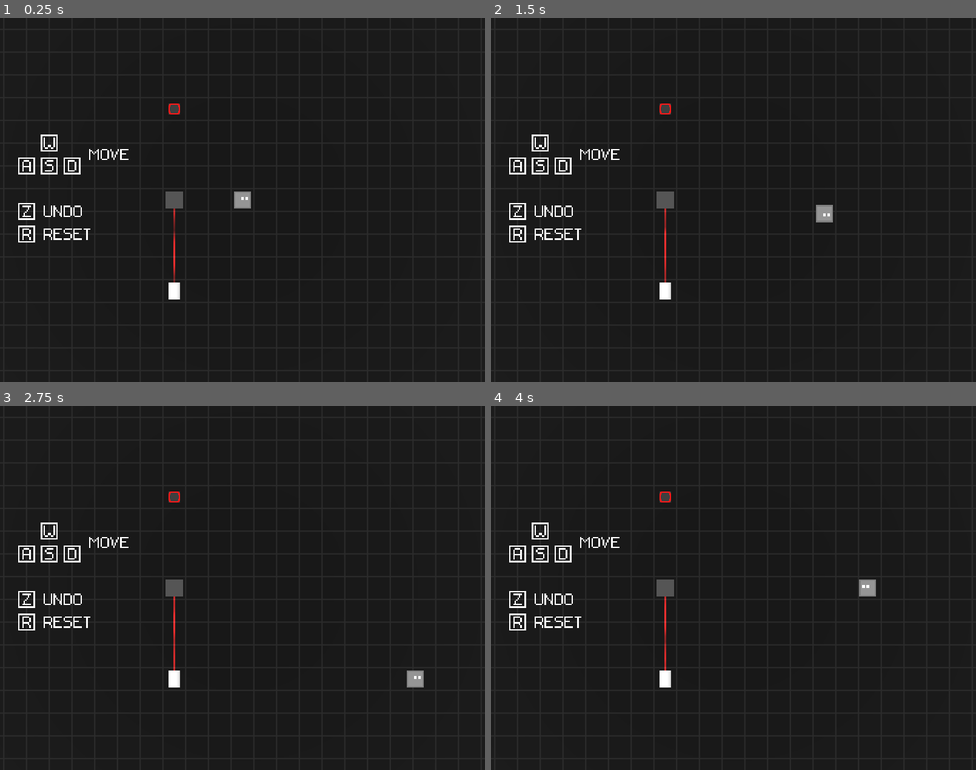
Above: before the commit, frames 1-4 (two rows, left to right).
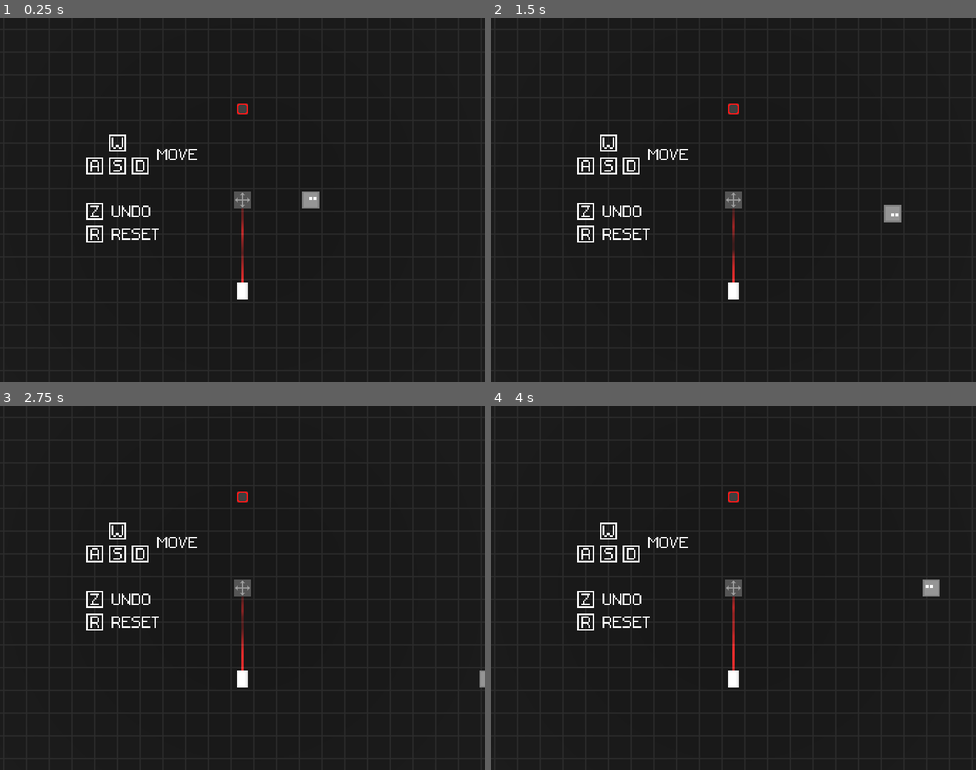
Above: after the commit, the same moments.

Repository: RiverApril/EnergyJam
Game: Godot game, scene res://levels/level_1.tscn
The game is run twice, just before and just after one commit, with the same random seed, the same clock (stepped at 60 frames per second) and the same inputs.
Inputs (mouse positions are in pixels of both pictures, inside the frame that each line leads up to):
- Up to frame 1 (0.25 s): no input
- Up to frame 2 (1.5 s): tap Enter at 0.5 s; move the mouse to (840, 181) at 0.52 s; hold D (Right) 0.53-1.28 s; tap Z (Undo) at 0.6, 1.35 s; move the mouse to (636, 218) at 1.27 s; hold S (Down) from 1.28 s (still down)
- Up to frame 3 (2.75 s): move the mouse to (291, 507) at 2.02 s; release S (Down) at 2.03 s; hold D (Right) from 2.03 s (still down); tap Z (Undo) at 2.1 s
- Up to frame 4 (4 s): move the mouse to (709, 660) at 2.77 s; release D (Right) at 2.78 s; hold W (Up) 2.78-3.53 s; tap Z (Undo) at 2.85, 3.6 s; move the mouse to (879, 642) at 3.52 s; hold A (Left) from 3.53 s (still down)

The runs differ from the first frame. In frame 1, 2.5% of the frame differs, in the area x 3-66%, y 23-78%; in frame 2, 2.7%, in the area x 3-85%, y 23-78%; in frame 3, 2.5%; in frame 4, 2.7%.

Commit message:
add movable icon to block

Diff:
--- a/levels/level_1.tscn
+++ b/levels/level_1.tscn
@@ -12,22 +12,22 @@
 [node name="World" parent="." instance=ExtResource("1_n2psw")]
 
 [node name="Controls Sprite" type="Sprite3D" parent="."]
-transform = Transform3D(1, 0, 0, 0, -4.37114e-08, 1, 0, -1, -4.37114e-08, -6, -0.75, 0)
+transform = Transform3D(1, 0, 0, 0, -4.37114e-08, 1, 0, -1, -4.37114e-08, -3, -0.75, 0)
 pixel_size = 0.0625
 texture_filter = 0
 texture = ExtResource("2_e4vy7")
 
 [node name="Player Block" parent="." instance=ExtResource("2_gbeps")]
+transform = Transform3D(1, 0, 0, 0, 1, 0, 0, 0, 1, 3, 0, 0)
 
 [node name="Laser (Red)" parent="." instance=ExtResource("3_rpyud")]
-transform = Transform3D(1, 0, 0, 0, 1, 0, 0, 0, 1, -3, 0, 4)
+transform = Transform3D(1, 0, 0, 0, 1, 0, 0, 0, 1, 0, 0, 4)
 script = null
 
 [node name="Block" parent="." instance=ExtResource("4_ga1bi")]
-transform = Transform3D(1, 0, 0, 0, 1, 0, 0, 0, 1, -3, 0, 0)
 
 [node name="Glow Block" parent="." instance=ExtResource("5_rb8bl")]
-transform = Transform3D(1, 0, 0, 0, 1, 0, 0, 0, 1, -3, 0, -4)
+transform = Transform3D(1, 0, 0, 0, 1, 0, 0, 0, 1, 0, 0, -4)
 script = null
 metadata/objective_red = true
 metadata/objective_green = false
--- a/objects/block.tscn
+++ b/objects/block.tscn
@@ -1,7 +1,8 @@
-[gd_scene load_steps=5 format=3 uid="uid://u1lex88s588t"]
+[gd_scene load_steps=6 format=3 uid="uid://u1lex88s588t"]
 
 [ext_resource type="Script" path="res://scripts/movable.gd" id="1_e8r57"]
 [ext_resource type="Material" uid="uid://miti6kg4ca1" path="res://materials/block_material.tres" id="1_qtb1v"]
+[ext_resource type="Texture2D" uid="uid://d3bxjnadcyhu8" path="res://textures/movable.png" id="3_f5ak2"]
 
 [sub_resource type="BoxShape3D" id="BoxShape3D_prb83"]
 size = Vector3(0.75, 0.75, 0.75)
@@ -18,3 +19,10 @@
 
 [node name="MeshInstance3D" type="MeshInstance3D" parent="."]
 mesh = SubResource("BoxMesh_hip80")
+
+[node name="Sprite3D" type="Sprite3D" parent="."]
+transform = Transform3D(1, 0, 0, 0, 1, 0, 0, 0, 1, 0, 1, 0)
+pixel_size = 0.0313
+axis = 1
+texture_filter = 0
+texture = ExtResource("3_f5ak2")
Binary file added: textures/movable.png
Not shown, added: textures/movable.png.import
